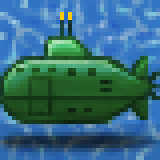
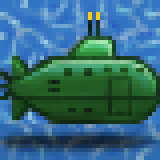
Layers edited between the first and the second 160 x 160 image:
hid group "*_hero_side_left" (5 layers) over [0, 12, 160, 124]
showed group "*_hero_side_right" (5 layers) over [0, 12, 160, 124]
